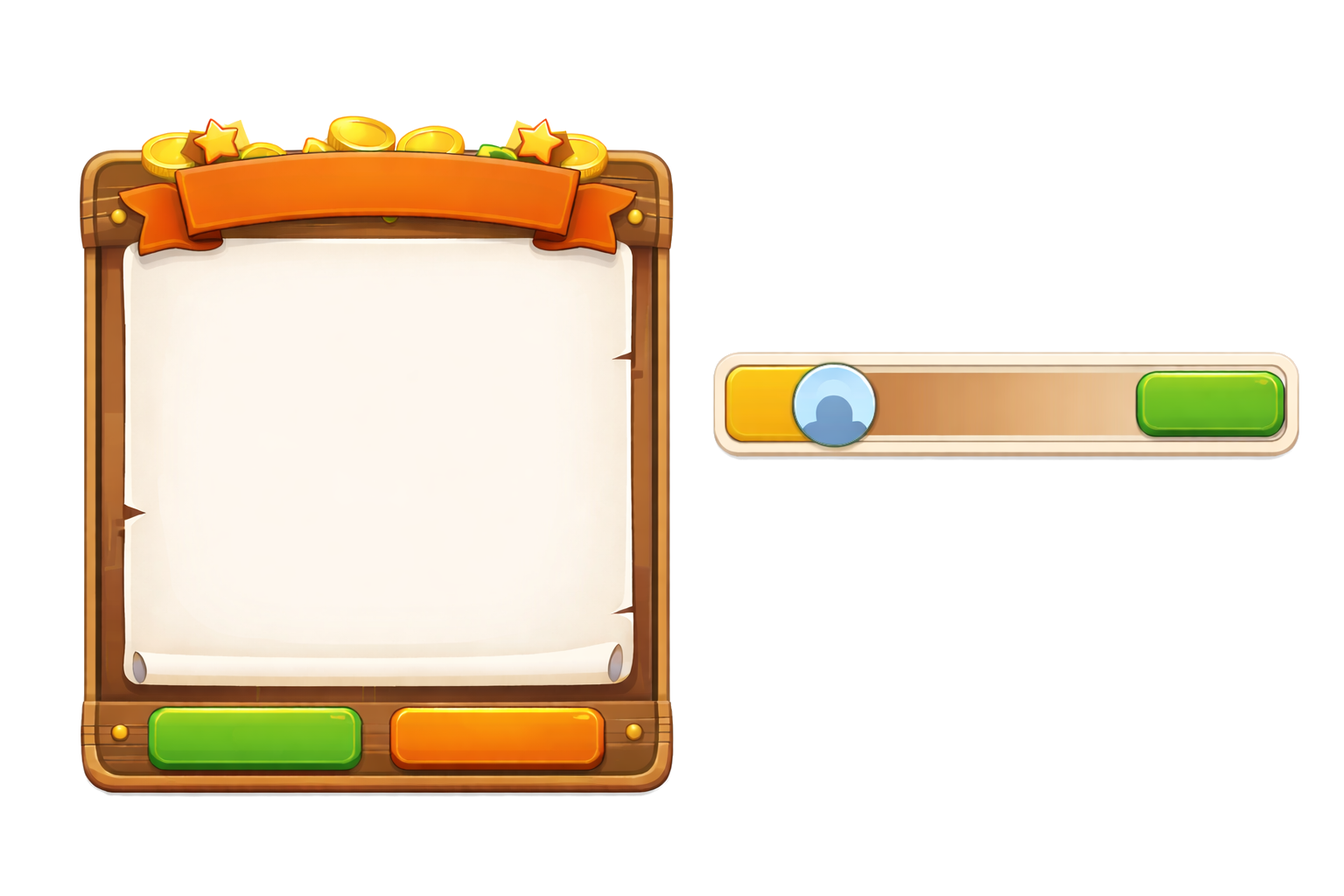
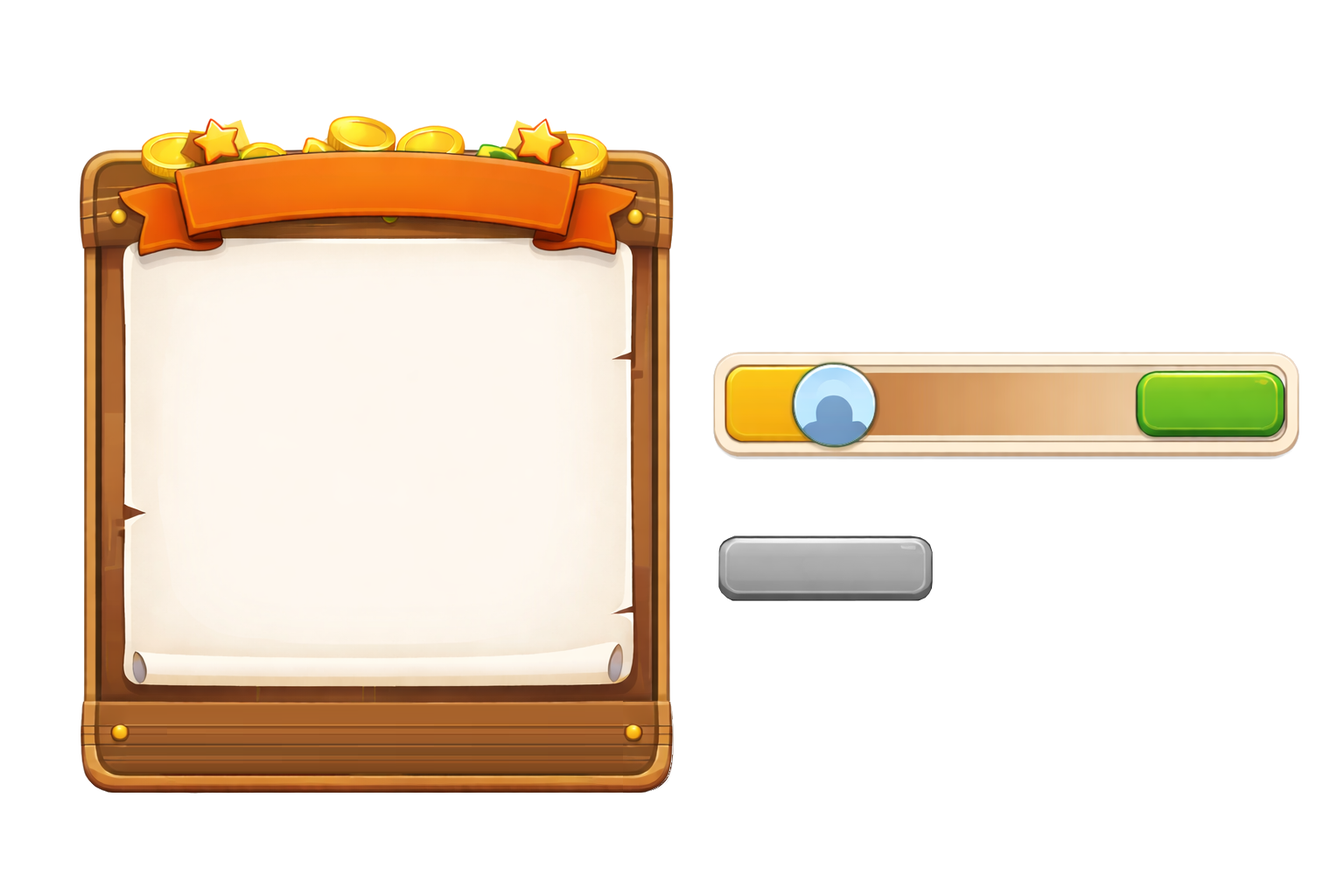
Revision of a layered 1344px x 896px image; what changed, layer by layer:
renamed "Leaderboard" to "button", painted on it over bbox(85, 459, 933, 797)
renamed "Вставленный слой #1" to "lb", painted on it over bbox(85, 459, 1273, 794)
